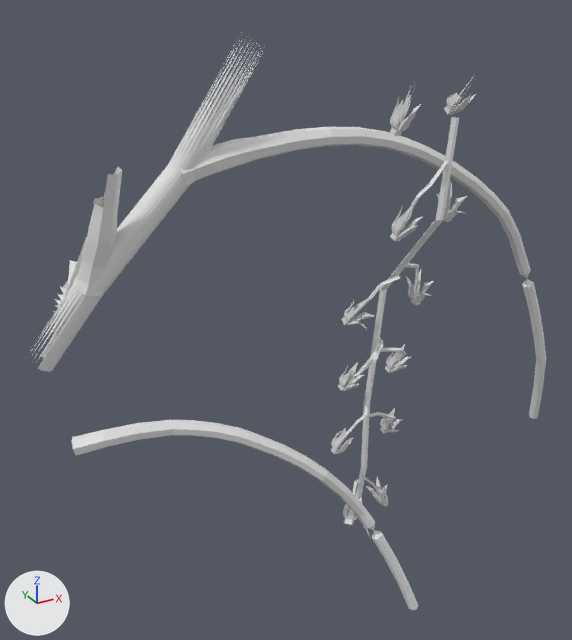
One commit to the OBJ model meshes/env/plants/v5_rachis3.obj: the scene before it, then after it.
Before and after are seen from a 50 mm camera at (-0.222, -0.307, 0.052) aimed at (-0.035, 0.033, -0.118). Arrows for +X, +Y and +Z are at lower left; the lights stay in place. The first picture is the older version. Where no turn or scale is listed for an object, it has been applied to the vertices. Vertices at exactly the same position are counted once.

Objects in the first picture: 'v5_rachis3'.
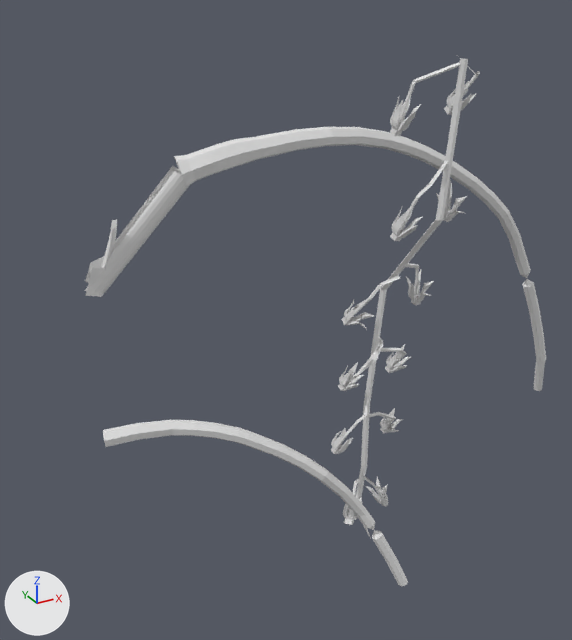
Where the change shows, as pixel boxes (x1, y1, x2, y2) in the pictures (572 x 640 px):
'v5_rachis3', reshaped (11% narrower, 9% shorter): before (29, 30, 546, 610); after (85, 58, 546, 587)
part 1 of me_v5_rachis3, deleted: before (51, 236, 87, 346)
part 2 of me_v5_rachis3, cut back: before (29, 30, 476, 455); after (394, 58, 480, 124)
part 3 of me_v5_rachis3, deleted: before (399, 582, 418, 610)
part 4 of me_v5_rachis3, deleted: before (529, 361, 546, 419)

The change in detail:
me_v5_rachis3 is used by ob_v5_rachis3; location (0.0, 0.0, 0.0).
me_v5_rachis3 had 1778 vertices, 3264 faces and spanned x -0.167..0.146, y -0.048..0.074, z -0.294..0.029.
me_v5_rachis3 now has 1633 vertices, 3075 faces and spans x -0.14..0.14, y -0.048..0.045, z -0.276..0.02.
me_v5_rachis3 part 1: the loose piece of 54 vertices spanning x -0.155..-0.12, y 0.046..0.074, z -0.118..-0.054 is deleted.
Part 2, on me_v5_rachis3:
115 vertices are removed from x -0.167..-0.051, y 0.016..0.058, z -0.169..0.029.
209 faces are deleted.
40 vertices are added at x -0.018..0.024, y -0.04..-0.025, z 0.003..0.02.
120 new faces join them.
Part 3, on me_v5_rachis3:
7 vertices are removed from x 0.017..0.023, y -0.028..-0.022, z -0.294..-0.292.
14 faces are deleted.
Part 4, on me_v5_rachis3:
9 vertices are removed from x 0.141..0.146, y 0.009..0.018, z -0.219..-0.194.
17 faces are deleted.
